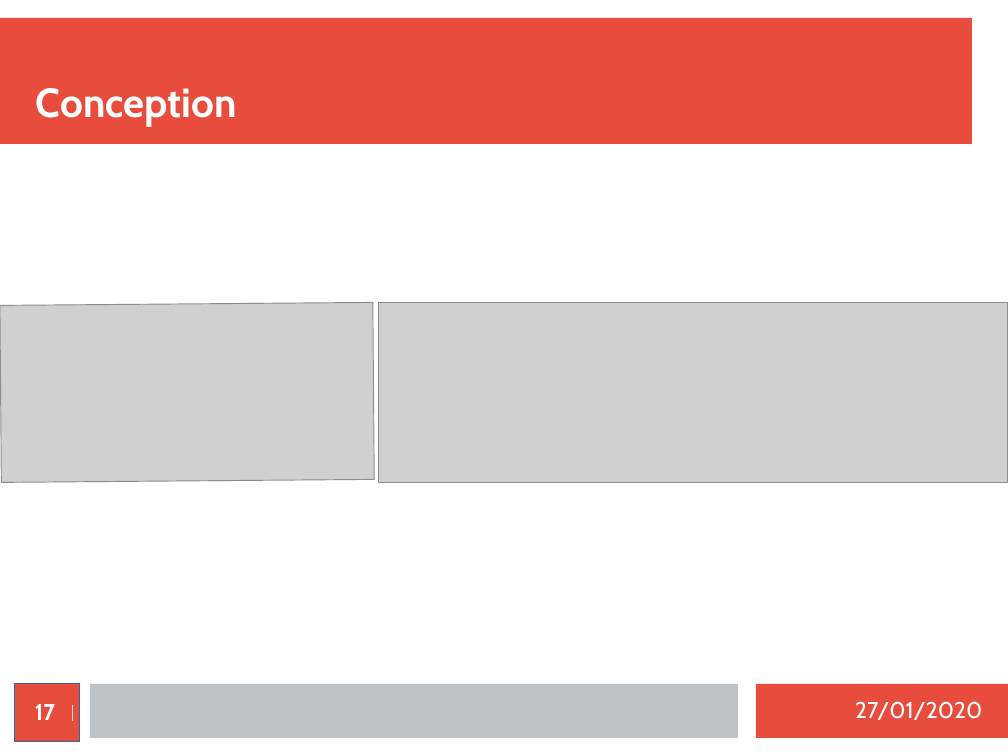
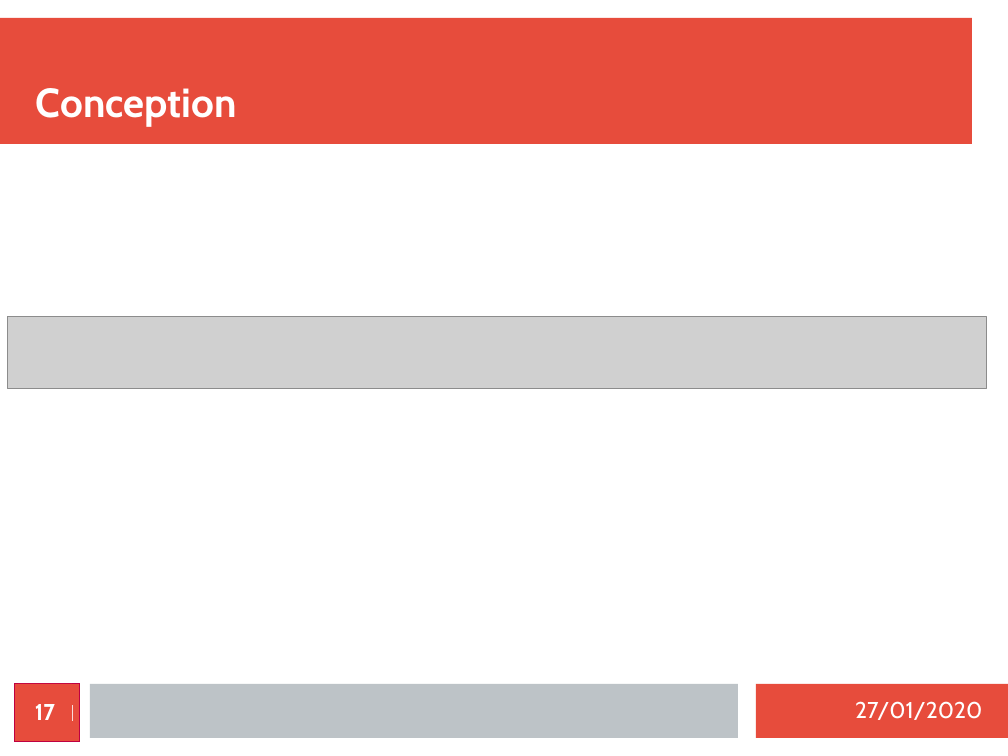
Before and after one commit to MezeretteBrice/Projet_Ronde, a slide deck: slide 17 of SOUTENANCE/Revue1/Brice.odp. Drawn at 1008x756 pixels with LibreOffice and Linux fonts; fonts in the diff are those of the drawing; grey boxes stand for pictures. Boxes give left, top, right and bottom in pixels: in the first picture for what was removed or moved away, otherwise in the second. Text is boxed around its words. In the diff, an @@ line names an element or a change of style, - is before the commit and + after.

```diff
--- a/SOUTENANCE/Revue1/Brice.odp
+++ b/SOUTENANCE/Revue1/Brice.odp
@@ picture removed at <box>0,302,375,483</box> @@
@@ picture: place and size @@
-picture at <box>379,303,1008,483</box>
+picture at <box>7,316,987,389</box>
@@ page number at <box>15,684,80,742</box>: outline #3465A4 0 pt to #BF0041 0 pt @@
```
Also in this commit, not shown: 14 other slides changed.
